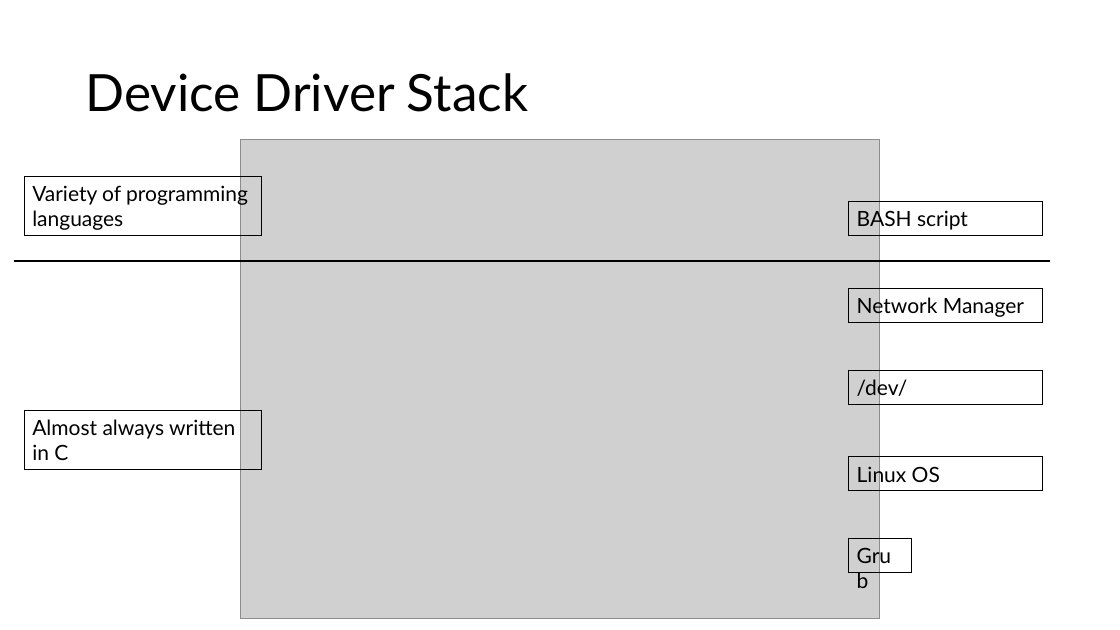
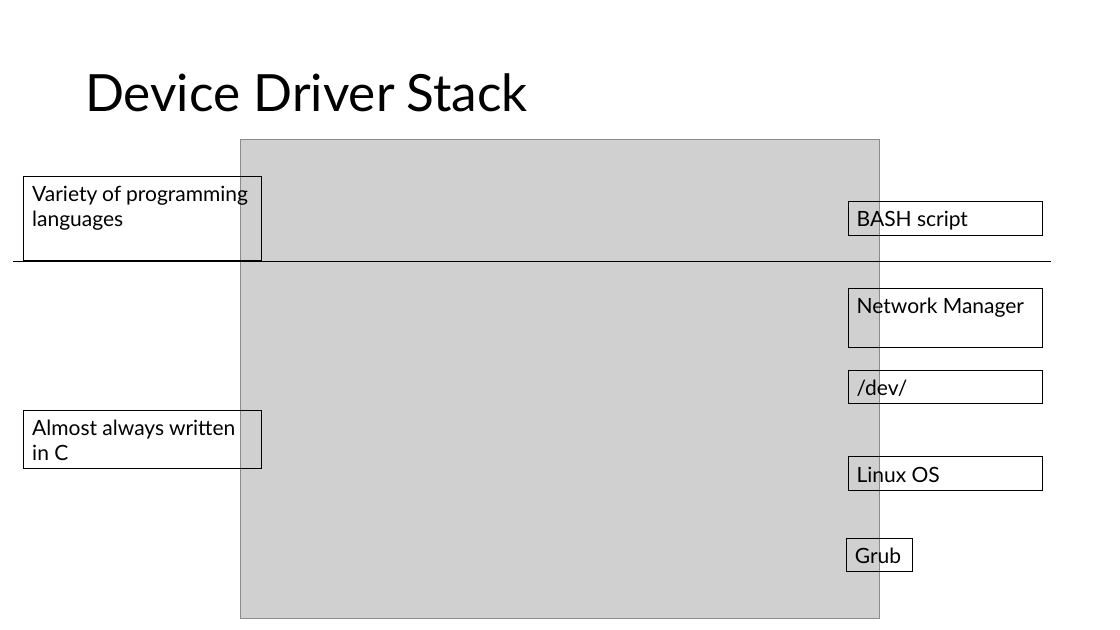
Before and after one commit to linuxgeeked/public, a slide deck: slide 6 of CyberCamp2025/2025_CyberCamp.pptx. Drawn at 1120x630 pixels with LibreOffice and Linux fonts; fonts in the diff are those of the drawing; grey boxes stand for pictures. Boxes give left, top, right and bottom in pixels: in the first picture for what was removed or moved away, otherwise in the second. Text is boxed around its words. In the diff, an @@ line names an element or a change of style, - is before the commit and + after.

```diff
--- a/CyberCamp2025/2025_CyberCamp.pptx
+++ b/CyberCamp2025/2025_CyberCamp.pptx
@@ rectangle "Variety of programming languages": place and size @@
-rectangle "Variety of programming languages" at (24,176,262,236)
+rectangle "Variety of programming languages" at (24,176,262,260)
@@ outline #000000 0.75 pt to #000000 0 pt in 4 elements at (849,457,1044,491), (847,539,913,572), (24,176,262,260), (849,289,1044,348) @@
@@ rectangle "Network Manager": place and size @@
-rectangle "Network Manager" at (849,289,1044,323)
+rectangle "Network Manager" at (849,289,1044,348)
```
Also in this commit, not shown: 8 other slides changed, 8 other files.
